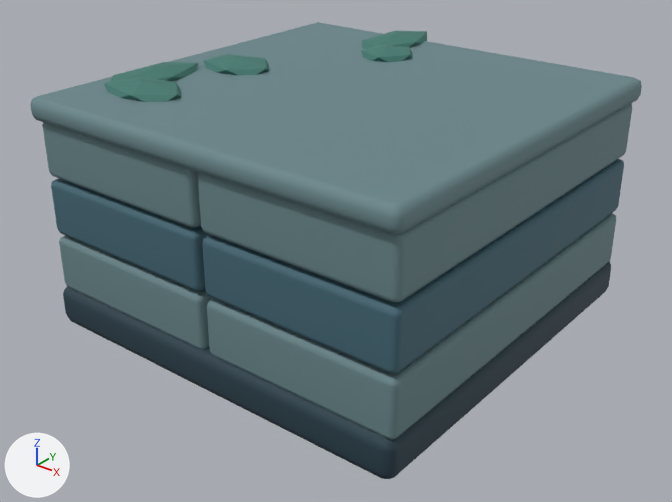
Before and after pictures for a commit that changed the glTF model maze3d/assets/models/wall_0.glb.
The view is the same before and after, from a 50 mm camera at (5.12, -6.55, 4.65) aimed at (0.03, -0.18, 0.7). The lights are fixed; the arrows at lower left show +X, +Y and +Z. The picture after the commit comes second. Where no turn or scale is listed for an object, it has been applied to the vertices.

Objects in the first picture: 'CarvedBlock', 'CarvedBlock.001', 'CarvedBlock.002', 'CarvedBlock.003', 'CarvedBlock.004', 'CarvedBlock.005', 'Coping', 'Foundation', 'Moss', 'Moss.001', 'Moss.002', 'Moss.003', 'Moss.004'.
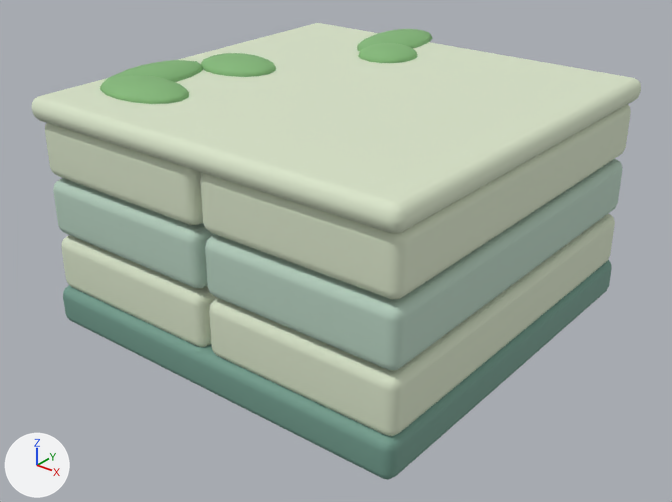
Boxes (x1, y1, x2, y2) around the edits, measured in the pictures (672 x 502 px):
```json
{"object": "Coping", "change": "recoloured", "before": [32, 23, 641, 233], "after": [32, 23, 641, 233], "on screen": "greyish cyan to pale green"}
{"object": "CarvedBlock.003", "change": "recoloured", "before": [205, 160, 623, 371], "after": [205, 160, 623, 371], "on screen": "dark cyan to pale green"}
{"object": "CarvedBlock.005", "change": "recoloured", "before": [201, 105, 631, 299], "after": [201, 105, 631, 299], "on screen": "greyish cyan to pale green"}
{"object": "CarvedBlock.001", "change": "recoloured", "before": [209, 215, 615, 436], "after": [209, 215, 615, 436], "on screen": "greyish cyan to pale green"}
{"object": "Foundation", "change": "recoloured", "before": [63, 261, 611, 479], "after": [63, 261, 611, 479]}
{"object": "CarvedBlock.002", "change": "recoloured", "before": [53, 179, 210, 288], "after": [53, 179, 210, 288], "on screen": "dark cyan to pale green"}
{"object": "CarvedBlock.004", "change": "recoloured", "before": [45, 123, 201, 225], "after": [45, 123, 201, 225], "on screen": "greyish cyan to pale green"}
{"object": "CarvedBlock", "change": "recoloured", "before": [61, 236, 213, 347], "after": [61, 236, 213, 347], "on screen": "greyish cyan to pale green"}
{"object": "Moss", "change": "recoloured", "before": [104, 77, 182, 102], "after": [104, 77, 182, 102]}
{"object": "Moss.001", "change": "recoloured", "before": [204, 54, 270, 75], "after": [204, 54, 270, 75]}
{"object": "Moss.003", "change": "recoloured", "before": [112, 62, 198, 81], "after": [112, 62, 198, 81]}
{"object": "Moss.004", "change": "recoloured", "before": [362, 31, 427, 49], "after": [362, 31, 427, 49]}
{"object": "Moss.002", "change": "recoloured", "before": [361, 45, 413, 62], "after": [361, 45, 413, 62]}
```

The change, as JSON lines over the scene's bpy script:
```json
{"op": "set", "path": "mat_edge.base_color", "old": "(0.141, 0.238, 0.254)", "new": "(0.694, 0.776, 0.584)", "note": "greyish cyan #69868a -> pale green #d9e4c9"}
{"op": "set", "path": "mat_stone.base_color", "old": "(0.0545, 0.136, 0.175)", "new": "(0.474, 0.638, 0.527)", "note": "dark cyan #426774 -> pale green #b7d1c0"}
{"op": "set", "path": "mat_dark.base_color", "old": "(0.0176, 0.0467, 0.0666)", "new": "(0.165, 0.328, 0.262)", "note": "dark blue #243d49 -> green #719b8c"}
{"op": "set", "path": "mat_moss.base_color", "old": "(0.0529, 0.195, 0.162)", "new": "(0.227, 0.479, 0.188)", "note": "dark cyan #417a70 -> green #83b878"}
```
